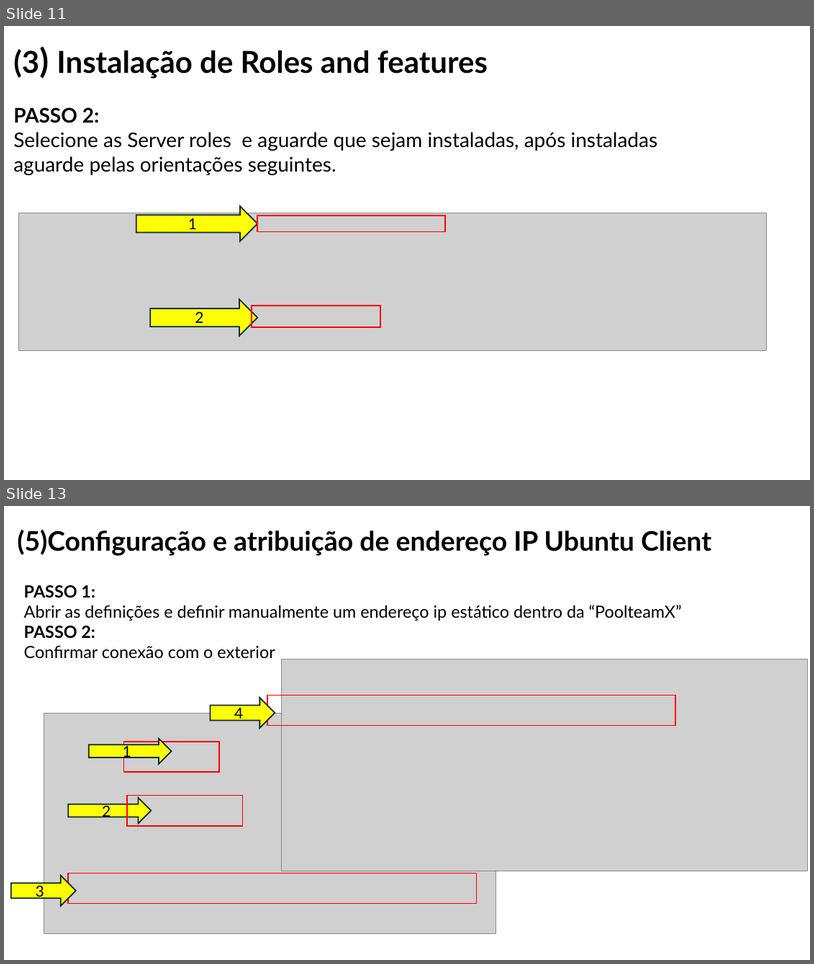
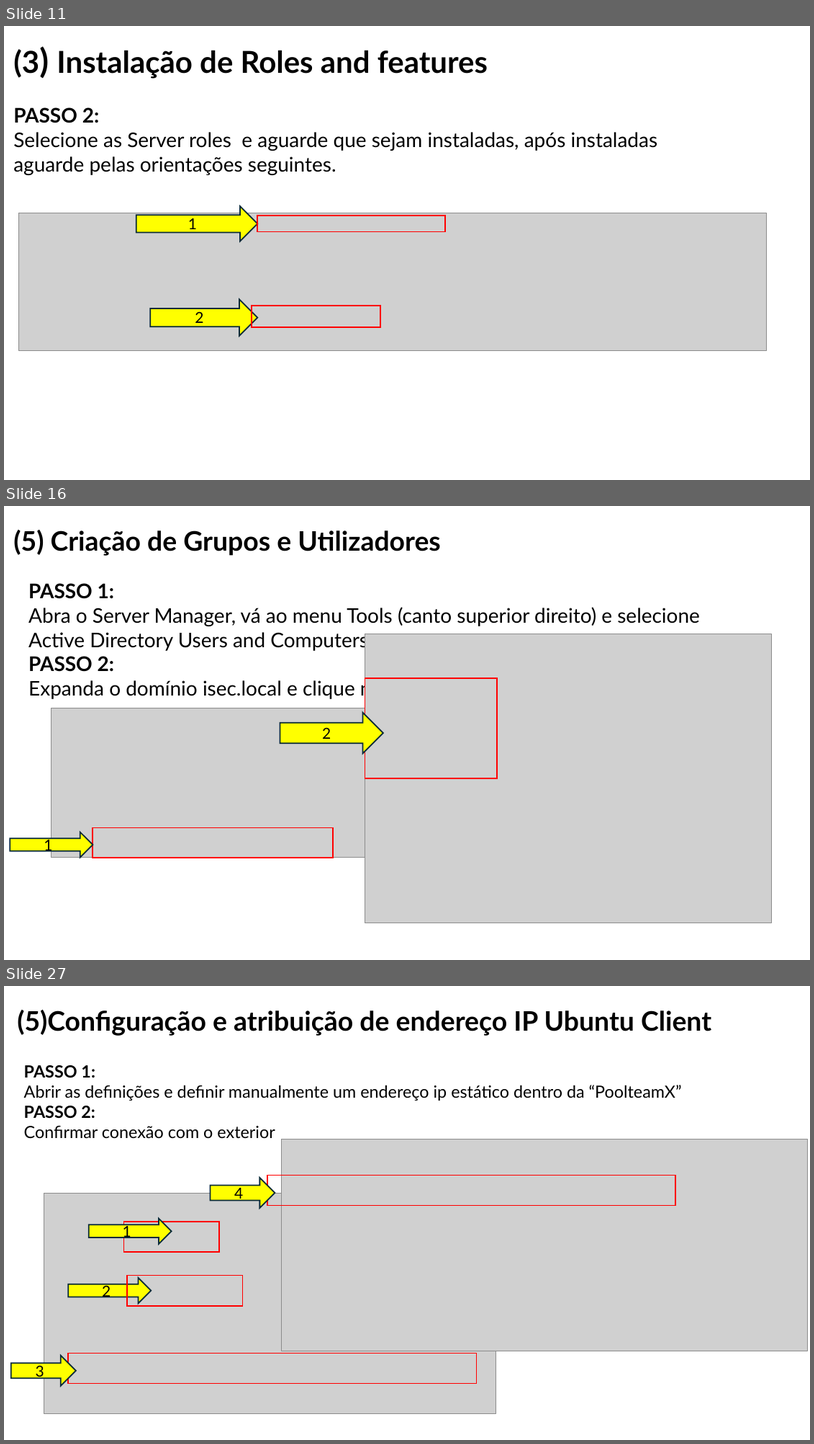
Before and after one commit to orlandonss/TrabalhoSR2, a slide deck: Relatorio_Tutoriais_Workshop/WORKSHOP WINDOWS AD DS & LINUX SERVICES.pptx. Shown one above the other, each under a label of ours: slides 11 and 13 before the commit, slides 11, 16 and 27 after it; the slides between them are not shown. The pictures are 814x964 and 814x1444 pixels, drawn with LibreOffice and Linux fonts; fonts in the diff are those of the drawing; grey boxes stand for pictures. Boxes give left, top, right and bottom in pixels: in the first picture for what was removed or moved away, otherwise in the second. Text is boxed around its words. In the diff, an @@ line names an element or a change of style, - is before the commit and + after.

```diff
--- a/Relatorio_Tutoriais_Workshop/WORKSHOP WINDOWS AD DS & LINUX SERVICES.pptx
+++ b/Relatorio_Tutoriais_Workshop/WORKSHOP WINDOWS AD DS & LINUX SERVICES.pptx
@@ slide 16 added at <box>4,506,810,960</box>, background #FFFFFF @@
@@ title added at <box>13,530,441,556</box>, 32 pt, text #000000, bold @@
+(5) Criação de Grupos e Utilizadores
@@ text added at <box>28,583,700,700</box>, 24 pt, text #000000 @@
+PASSO 1:
+Abra o Server Manager, vá ao menu Tools (canto superior direito) e selecione Active Directory Users and Computers.
+PASSO 2:
+Expanda o domínio isec.local e clique na pasta Users.
@@ picture added at <box>365,633,772,922</box> @@
@@ rectangle added at <box>365,678,498,779</box>, outline #FF0000 1.5 pt @@
@@ picture added at <box>52,708,383,857</box> @@
@@ right arrow added at <box>280,713,384,754</box>, fill #FFFF00, outline #092A39 1.5 pt, 18 pt, text #000000 @@
+2
@@ rectangle added at <box>93,828,333,857</box>, outline #FF0000 1.5 pt @@
@@ right arrow added at <box>10,832,93,857</box>, fill #FFFF00, outline #092A39 1.5 pt, 18 pt, text #000000 @@
+1
@@ what was slide 13 is now slide 27 @@
```
Also in this commit, not shown: 14 other slides added, 1 slide removed, 2 other files.
